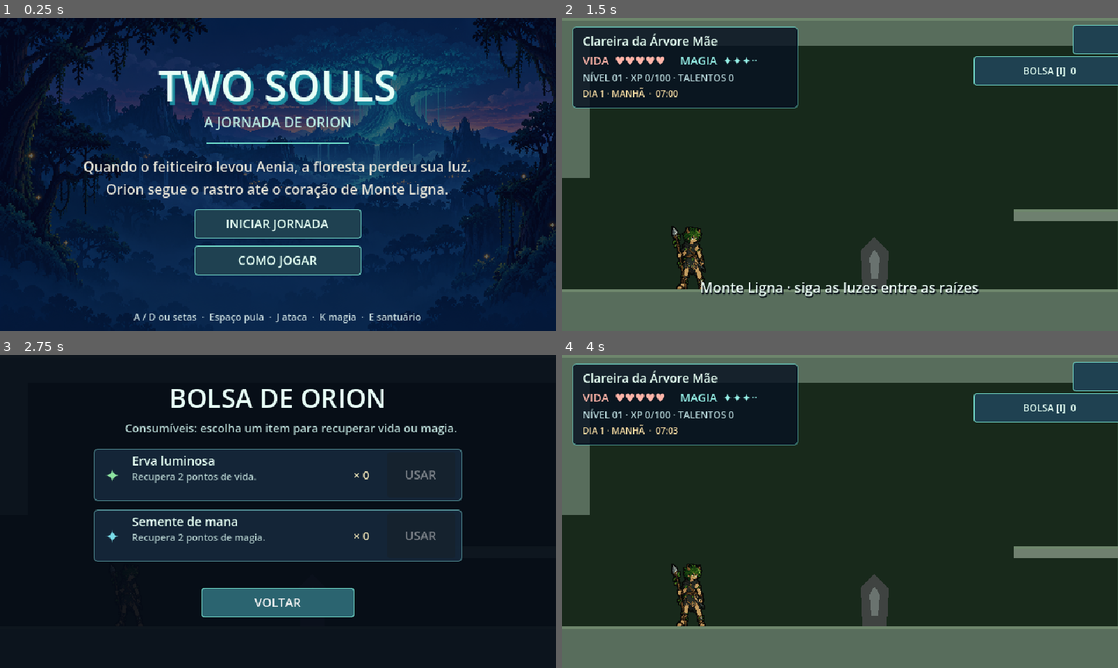
Above: before the commit, frames 1-4 (two rows, left to right).
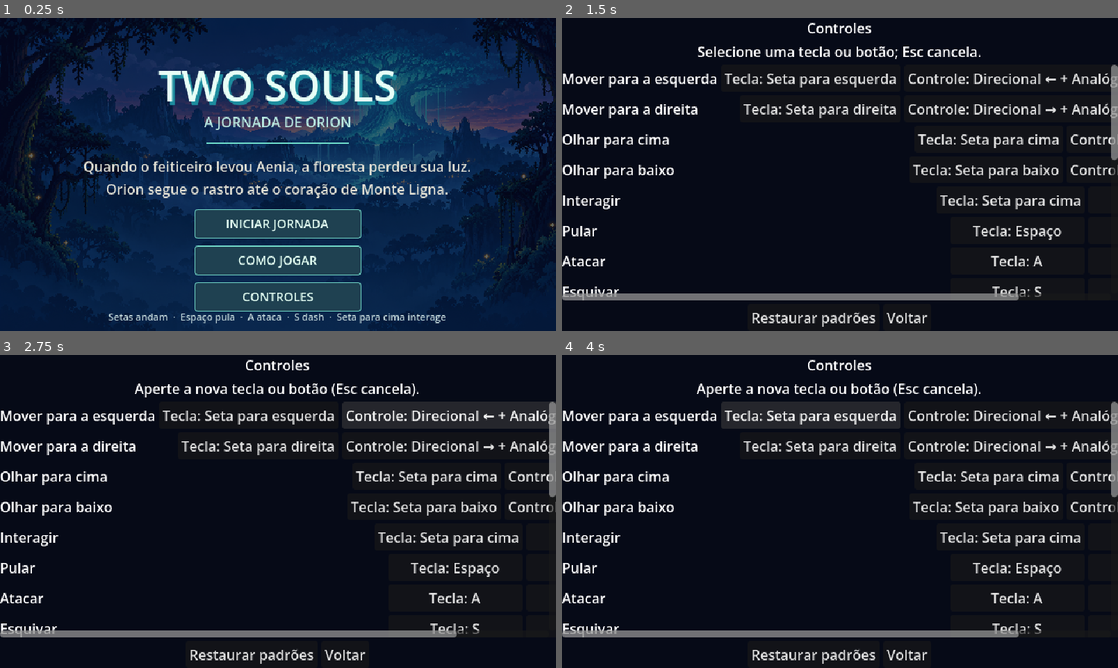
Above: after the commit, the same moments.

Repository: Esquilotaku/two-souls
Game: Godot game, scene res://scenes/main.tscn
Same seed, same stepped clock (60 frames per second), same inputs: the game is played once before the commit and once after it.
Inputs (mouse positions are in pixels of both pictures, inside the frame that each line leads up to):
- Up to frame 1 (0.25 s): no input
- Up to frame 2 (1.5 s): click (840, 296) at 0.5 s, where only the run after the commit has a clickable "CONTROLES"; click (840, 224) at 1.25 s, where only the run before the commit has a clickable "INICIAR JORNADA"
- Up to frame 3 (2.75 s): click (489, 408) at 2 s, where only the run before the commit has a clickable "BOLSA [I] 0"
- Up to frame 4 (4 s): click (840, 602) at 2.75 s, where only the run before the commit has a clickable "VOLTAR"; click (812, 414) at 3.5 s, where only the run after the commit has a clickable "Tecla: Seta para esquerda"

The runs differ from the first frame. In frame 1, 3.4% of the frame differs, in the area x 19-81%, y 84-98%; in frame 2, 71%; in frame 3, 34%; in frame 4, 72%, in the area x 0-100%, y 0-100%.

Commit message:
[claude] Liga os controles novos (setas, Espaço, A, S, QWER...) e a tela de remapeamento no título e na pausa
Co-Authored-By: Claude Opus 5.5 <noreply@anthropic.com>

Diff:
--- a/Two Souls/scripts/game.gd
+++ b/Two Souls/scripts/game.gd
@@ -136,35 +136,23 @@
 	fade_rect.mouse_filter = Control.MOUSE_FILTER_IGNORE
 	fade_layer.add_child(fade_rect)
 
+## Teclas e botões do brainstorm-jogo.md (seção 7), com as trocas do jogador em user://controles.cfg.
 func _configure_controls() -> void:
-	_bind_keys("move_left", [KEY_A, KEY_LEFT])
-	_bind_keys("move_right", [KEY_D, KEY_RIGHT])
-	_bind_keys("jump", [KEY_SPACE, KEY_W, KEY_UP])
-	_bind_keys("attack", [KEY_J, KEY_X])
-	_bind_keys("magic", [KEY_K, KEY_C])
-	_bind_keys("throw_spear", [KEY_L])
-	_bind_keys("super_punch", [KEY_U])
-	_bind_keys("inventory", [KEY_I])
-	_bind_keys("skill_tree", [KEY_T])
-	_bind_keys("interact", [KEY_E])
-	_bind_keys("pause", [KEY_ESCAPE])
-
-func _bind_keys(action: String, keys: Array[int]) -> void:
-	if not InputMap.has_action(action):
-		InputMap.add_action(action)
-	for key in keys:
-		var event := InputEventKey.new()
-		event.keycode = key
-		InputMap.action_add_event(action, event)
-	var joy_axis := InputEventJoypadMotion.new()
-	if action == "move_left":
-		joy_axis.axis = JOY_AXIS_LEFT_X
-		joy_axis.axis_value = -1.0
-		InputMap.action_add_event(action, joy_axis)
-	elif action == "move_right":
-		joy_axis.axis = JOY_AXIS_LEFT_X
-		joy_axis.axis_value = 1.0
-		InputMap.action_add_event(action, joy_axis)
+	InputConfig.load_saved()
+
+## Nome curto da tecla de uma ação, para textos na tela (ex.: "Seta para cima").
+func _key_name(action: String) -> String:
+	return InputConfig.key_label(action)
+
+## Abre a tela de remapeamento; ao fechar, volta para a tela de onde veio.
+func _open_controls_menu(return_to: Callable) -> void:
+	_clear_ui()
+	var menu: Control = load("res://scripts/ui/controls_menu.gd").new()
+	menu.closed.connect(func():
+		menu.queue_free()
+		return_to.call()
+	)
+	ui_root.add_child(menu)
 
 func _show_title() -> void:
 	playing = false
@@ -223,7 +211,10 @@
 	var how := _button("COMO JOGAR")
 	how.pressed.connect(_show_controls)
 	buttons.add_child(how)
-	var footer := _label("A / D ou setas  ·  Espaço pula  ·  J ataca  ·  K magia  ·  E santuário", 11, Color("bed2d6"), HORIZONTAL_ALIGNMENT_CENTER)
+	var keys := _button("CONTROLES")
+	keys.pressed.connect(func(): _open_controls_menu(_show_title))
+	buttons.add_child(keys)
+	var footer := _label("Setas andam  ·  %s pula  ·  %s ataca  ·  %s dash  ·  %s interage" % [_key_name("jump"), _key_name("attack"), _key_name("dash"), _key_name("interact")], 11, Color("bed2d6"), HORIZONTAL_ALIGNMENT_CENTER)
 	footer.position = Vector2(20, 333)
 	footer.size = Vector2(600, 18)
 	ui_root.add_child(footer)
@@ -274,7 +265,11 @@
 	title.position = Vector2(90, 42)
 	title.size = Vector2(460, 48)
 	ui_root.add_child(title)
-	var text := _label("Mova Orion com A/D ou as setas.\nPule com Espaço, W ou seta para cima.\nAtaque com J/X; magia com K/C.\nLança L e super soco U depois de ganhá-los.\nE ativa santuários e fala com Aenia.\nBlocos laranja pedem uma habilidade.\nI abre a bolsa; T abre talentos; Esc pausa.", 14, Color("d8e9e4"), HORIZONTAL_ALIGNMENT_CENTER)
+	var help := "Ande com as setas; %s pula.\n%s ataca; %s dash; %s magia.\n%s lança e %s super soco, depois de ganhá-los.\n%s ativa santuários e fala com Aenia.\nBlocos laranja pedem uma habilidade.\n%s bolsa; %s talentos; %s pausa." % [
+		_key_name("jump"), _key_name("attack"), _key_name("dash"), _key_name("magic"),
+		_key_name("throw_spear"), _key_name("super_punch"), _key_name("interact"),
+		_key_name("inventory"), _key_name("skill_tree"), _key_name("pause")]
+	var text := _label(help, 14, Color("d8e9e4"), HORIZONTAL_ALIGNMENT_CENTER)
 	text.position = Vector2(100, 112)
 	text.size = Vector2(440, 172)
 	ui_root.add_child(text)
@@ -618,7 +613,7 @@
 	dialogue.size = Vector2(342, 52)
 	dialogue.autowrap_mode = TextServer.AUTOWRAP_WORD_SMART
 	ui_root.add_child(dialogue)
-	var close := _button("FECHAR [E]")
+	var close := _button("FECHAR [%s]" % _key_name("interact"))
 	close.position = Vector2(430, 270)
 	close.size = Vector2(126, 28)
 	close.custom_minimum_size = Vector2(126, 28)
@@ -767,9 +762,9 @@
 		if world and is_instance_valid(world) and world.boss and is_instance_valid(world.boss):
 			objective = "DERROTE: " + str(world.boss.boss_name).to_upper()
 		elif world and is_instance_valid(world) and world.shrine and not world.shrine.active and world.shrine.is_player_near(player.global_position):
-			objective = "E · ATIVAR SANTUÁRIO"
+			objective = "%s · ATIVAR SANTUÁRIO" % _key_name("interact")
 		elif world and is_instance_valid(world) and world.shrine and world.shrine.is_player_near(player.global_position):
-			objective = "E · DESCANSAR"
+			objective = "%s · DESCANSAR" % _key_name("interact")
 		hud_objective.text = objective
 	if hud_time:
 		hud_time.text = "DIA %d · %s  ·  %s" % [day, _time_of_day_name(), _format_world_time()]
@@ -889,6 +884,9 @@
 			_show_message("Não foi possível salvar o progresso no disco.", 3.0)
 	)
 	buttons.add_child(restart)
+	var keys := _button("CONTROLES")
+	keys.pressed.connect(func(): _open_controls_menu(_show_pause))
+	buttons.add_child(keys)
 	var menu := _button("MENU PRINCIPAL")
 	menu.pressed.connect(_show_title)
 	buttons.add_child(menu)
